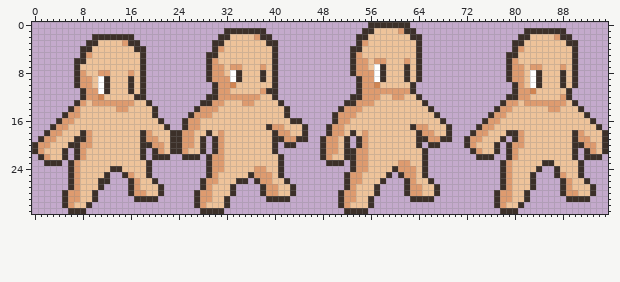
One commit to this sprite sheet: assets/player_sheet.png. The first picture shows the starting point.
The file is 96x32 pixels.
Once edited:
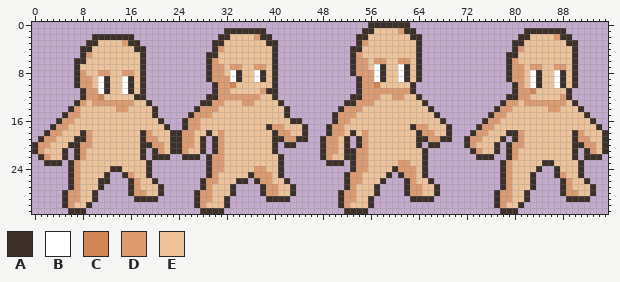
Palette (. is transparent): A #3c3029  B #ffffff  C #d18552  D #de9b6f  E #eec39a
Diff:
y 6: x 61 E -> D
y 7: x 37 E -> D; x 61 E -> B; x 87 E -> D
y 8: x 15 E -> D; x 37 E -> B; x 61 E -> B; x 87 E -> B
y 9: x 15 E -> B; x 37 E -> B; x 61 E -> B; x 87 E -> B
y 10: x 15 E -> B; x 87 E -> B
y 11: x 15 E -> B
Where, in picture pixels (left, top, right, bottom), the same in both pictures:
changed: (398, 58, 404, 82)
changed: (254, 64, 260, 82)
changed: (554, 64, 560, 88)
changed: (122, 70, 128, 94)
